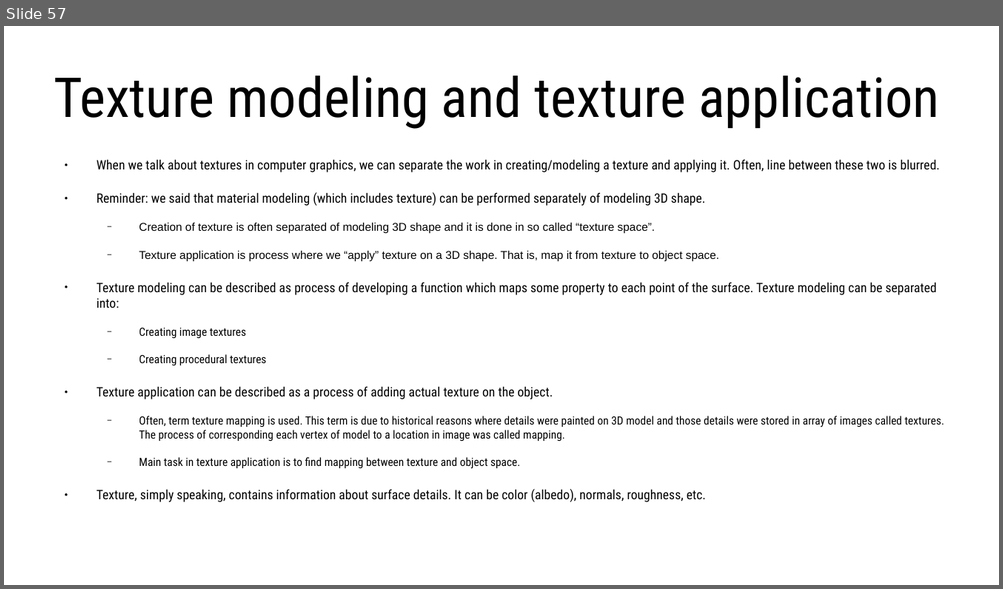
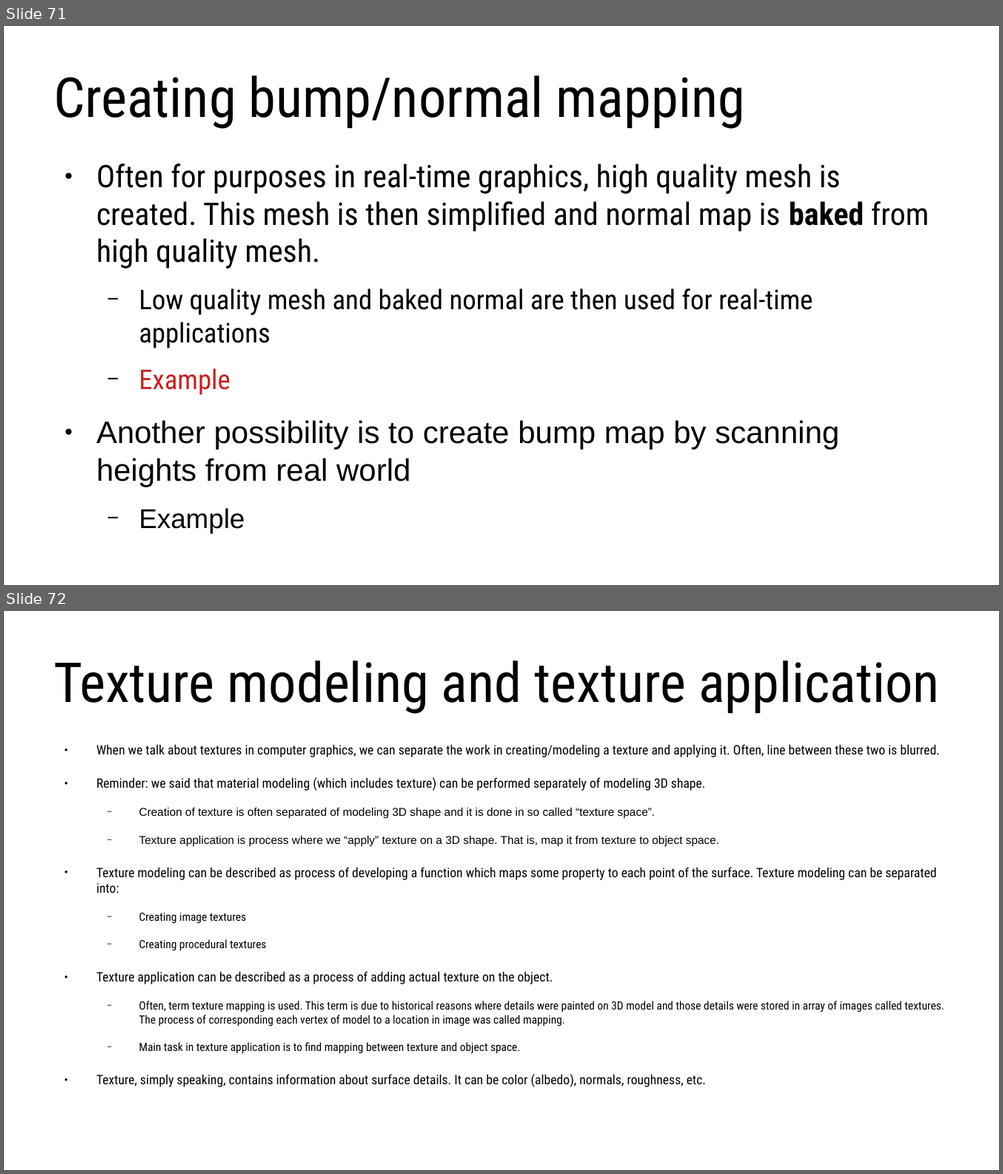
Before and after one commit to lorentzo/IntroductionToComputerGraphics, a slide deck: lectures/3_foundations_3d_scene/3_2_2_3D_models_material.odp. Shown one above the other, each under a label of ours: slide 57 before the commit, slides 71 and 72 after it. The pictures are 1003x589 and 1003x1174 pixels, drawn with LibreOffice and Linux fonts; fonts in the diff are those of the drawing. Boxes give left, top, right and bottom in pixels: in the first picture for what was removed or moved away, otherwise in the second. Text is boxed around its words. In the diff, an @@ line names an element or a change of style, - is before the commit and + after.

```diff
--- a/lectures/3_foundations_3d_scene/3_2_2_3D_models_material.odp
+++ b/lectures/3_foundations_3d_scene/3_2_2_3D_models_material.odp
@@ slide 71 added at (4,26,999,585), background #FFFFFF @@
@@ title added at (54,76,745,129), 44 pt, text #000000 @@
+Creating bump/normal mapping
@@ text added at (96,164,928,487), 24.8 pt, text #000000 @@
+● Often for purposes in real-time graphics, high quality mesh is created. This mesh is then simplified and normal map is baked from high quality mesh.
+  − Low quality mesh and baked normal are then used for real-time applications
+  − Example
+● Another possibility is to create bump map by scanning heights from real world
+  − Example
@@ what was slide 57 is now slide 72 @@
```
Also in this commit, not shown: 6 slides changed, 17 other slides added, 1 slide removed, 5 other files.
